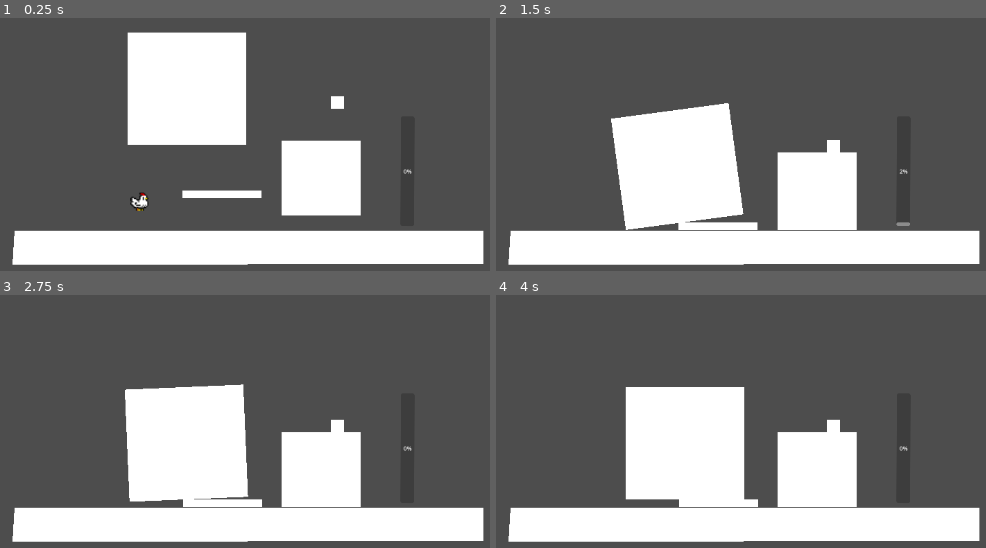
Above: before the commit, frames 1-4 (two rows, left to right).
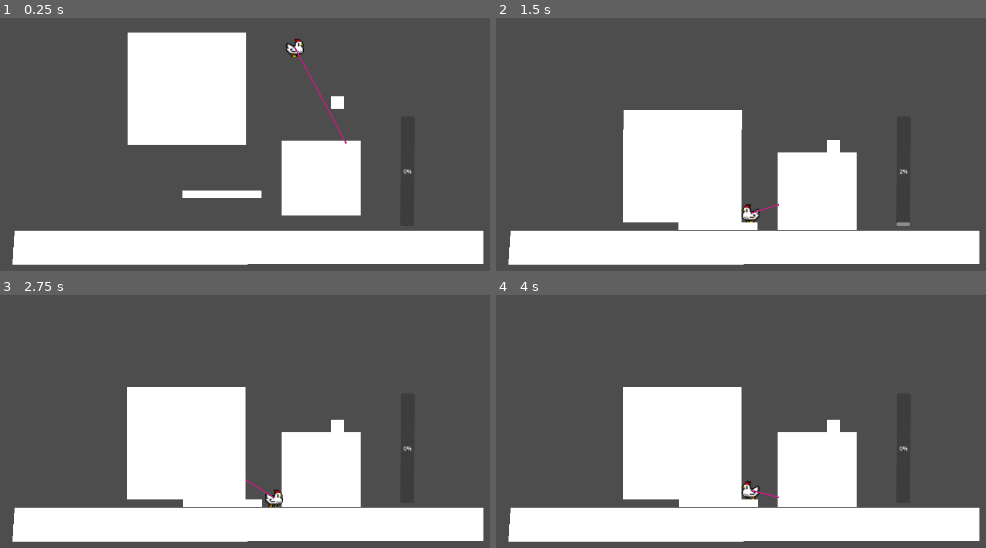
Above: after the commit, the same moments.

Repository: mgi-dev/size-them-up
Game: Godot game, scene res://scenes/main.tscn
The game is run twice, just before and just after one commit, with the same random seed, the same clock (stepped at 60 frames per second) and the same inputs.
Inputs (mouse positions are in pixels of both pictures, inside the frame that each line leads up to):
- Up to frame 1 (0.25 s): no input
- Up to frame 2 (1.5 s): move the mouse to (716, 225) at 0.52 s; hold Right mouse button (size_down) 0.53-1.28 s; hold A (player_move_right) from 0.53 s (still down); tap Space (player_jump) at 0.77 s; click (716, 225) at 0.8 s; move the mouse to (819, 192) at 1.27 s; click (819, 192) at 1.35 s
- Up to frame 3 (2.75 s): tap Space (player_jump) at 1.52 s; right-click (323, 469) at 1.55 s; move the mouse to (191, 444) at 2.02 s; release A (player_move_right) at 2.03 s; hold D (player_move_left) from 2.03 s (still down); hold Right mouse button (size_down) from 2.03 s (still down); click (191, 444) at 2.3 s
- Up to frame 4 (4 s): move the mouse to (834, 426) at 2.77 s; release D (player_move_left) at 2.78 s; release Right mouse button (size_down) at 2.78 s; hold A (player_move_right) from 2.78 s (still down); click (834, 426) at 2.85 s; tap Space (player_jump) at 3.02, 3.77 s; right-click (834, 426) at 3.05 s; move the mouse to (outside the picture) at 3.52 s; hold Right mouse button (size_down) from 3.53 s (still down); click (outside the picture) at 3.8 s

The runs differ from the first frame. In frame 1, 0.5% of the frame differs, in the area x 26-71%, y 8-77%; in frame 2, 1.9%, in the area x 23-58%, y 33-84%; in frame 3, 0.8%; in frame 4, 0.8%.

Commit message:
replace resize with mouse by ray cast laser

Diff:
--- a/autoloads/game_state.gd
+++ b/autoloads/game_state.gd
@@ -3,12 +3,13 @@
 
 var _can_size_up: bool = false
 var _can_size_down: bool = false
+var resize_ray_target: CollisionShape2D
 
 func _ready():
-	SignalBus.gauge_changed.connect(au_gauge_changed)
+	SignalBus.gauge_changed.connect(on_gauge_changed)
+	SignalBus.resize_ray_collided.connect(on_resize_ray_target_changed)
 
-
-func au_gauge_changed(percentage: float) -> void:
+func on_gauge_changed(percentage: float) -> void:
 	if percentage >= 100:
 		_can_size_up = false
 		_can_size_down = true
@@ -19,6 +20,8 @@
 		_can_size_up = true
 		_can_size_down = true
 
+func on_resize_ray_target_changed(target: CollisionShape2D):
+	resize_ray_target = target
 
 func can_size_up() -> bool:
 	return _can_size_up
--- a/autoloads/signal_bus.gd
+++ b/autoloads/signal_bus.gd
@@ -2,3 +2,5 @@
 
 signal resized(size: float)
 signal gauge_changed(percentage: float)
+
+signal resize_ray_collided(collision_shape: CollisionShape2D)
--- a/scenes/characters/player/player.gd
+++ b/scenes/characters/player/player.gd
@@ -9,7 +9,6 @@
 
 
 func _physics_process(delta):
-	# Add the gravity.
 	process_jump(delta)
 	process_movements(delta)
 	move_and_slide()
--- a/scenes/characters/player/player.tscn
+++ b/scenes/characters/player/player.tscn
@@ -2,6 +2,7 @@
 
 [ext_resource type="Script" uid="uid://wygm1ofai61n" path="res://scenes/characters/player/player.gd" id="1_t61fv"]
 [ext_resource type="Texture2D" uid="uid://ufjwd60440e3" path="res://assets/chicken_right.png" id="2_686vu"]
+[ext_resource type="Script" uid="uid://cmotlk3fb5hxh" path="res://scenes/characters/player/ray_cast_2d.gd" id="3_686vu"]
 
 [sub_resource type="RectangleShape2D" id="RectangleShape2D_hss88"]
 size = Vector2(26, 26)
@@ -64,3 +65,12 @@
 scale = Vector2(1.625, 1.625)
 sprite_frames = SubResource("SpriteFrames_3xnwo")
 animation = &"walk"
+
+[node name="RayCast2D" type="RayCast2D" parent="." unique_id=834290949]
+target_position = Vector2(38, -23)
+script = ExtResource("3_686vu")
+
+[node name="Line2D" type="Line2D" parent="RayCast2D" unique_id=1175857094]
+points = PackedVector2Array(0, 0, 38, -23)
+width = 2.0
+default_color = Color(0.7250944, 0.13440046, 0.4800086, 1)
--- /dev/null
+++ b/scenes/characters/player/ray_cast_2d.gd
@@ -0,0 +1,51 @@
+extends RayCast2D
+
+@onready var visible_laser = $Line2D
+
+
+func _process(delta):
+	handle_colliding(delta)
+
+
+func handle_colliding(delta):
+	var mouse_position = to_local(get_viewport().get_mouse_position())
+	target_position = mouse_position
+	force_raycast_update()
+
+	if is_colliding():
+		# debug()
+		emit_collide_event()
+		var collision_position = to_local(get_collision_point())
+		target_position = collision_position
+		visible_laser.set_point_position(1, collision_position)
+	else:
+		emit_non_collide_event()
+		visible_laser.set_point_position(1, mouse_position)
+
+
+func emit_collide_event():
+	var collider = get_collider()
+	var shape_index = get_collider_shape()
+	var owner_id = collider.shape_find_owner(shape_index)
+	var collision_shape = collider.shape_owner_get_owner(owner_id)
+
+	SignalBus.resize_ray_collided.emit(collision_shape)
+
+
+func emit_non_collide_event():
+	SignalBus.resize_ray_collided.emit(null)
+
+
+
+
+### DEBUG MODE.
+
+var false_count = 0
+var true_count = 0
+
+func debug():
+	if is_colliding():
+		true_count += 1
+	else:
+		false_count += 1
+	print("false: ", false_count, ", true: ", true_count)
--- a/scenes/main.tscn
+++ b/scenes/main.tscn
@@ -38,4 +38,4 @@
 skew = 0.45378554
 
 [node name="Player" parent="." unique_id=217472232 instance=ExtResource("3_sugp2")]
-position = Vector2(201, 236)
+position = Vector2(425, 14)
--- a/scenes/resizable_v_2.gd
+++ b/scenes/resizable_v_2.gd
@@ -19,8 +19,6 @@
 # UI is seperated from physics, need it's own var for now.
 var current_sprite_scale_multiplier : float = 1.0
 
-var selected : bool = false
-
 
 func _ready() -> void:
 	# storing size allow to start with various size for component. else will default to (1, 1)
@@ -34,7 +32,7 @@
 
 
 func debug():
-	print(position, sprite.position, sprite.scale, hitbox.position, hitbox.shape.size)
+	print("selected : ", hitbox == GameState.resize_ray_target , " ", position, sprite.position, sprite.scale, hitbox.position, hitbox.shape.size)
 
 
 # Called every frame. 'delta' is the elapsed time since the previous frame.
@@ -52,9 +50,6 @@
 			size_up()
 			process_hitbox_resize()
 			process_mouse_detector_resize()
-		if selected:
-			# debug()
-			pass
 
 	elif Input.is_action_pressed("size_down"):
 		if can_size_down():
@@ -63,11 +58,11 @@
 			process_mouse_detector_resize()
 
 func can_size_up() -> bool:
-	return selected and GameState.can_size_up()
+	return GameState.resize_ray_target == hitbox and GameState.can_size_up()
 
 
 func can_size_down() -> bool:
-	return selected and GameState.can_size_down()
+	return GameState.resize_ray_target == hitbox and GameState.can_size_down()
 
 
 func size_up() -> void:
@@ -107,10 +102,9 @@
 
 
 func _on_mouse_dedector_mouse_entered():
-	print("entered")
-	selected = true
-
+	# print("entered")
+	pass
 
 func _on_mouse_dedector_mouse_exited():
-	print("pas entered")
-	selected = false
+	# print("pas entered")
+	pass
--- a/scenes/ui/size_gauge/size_gauge.gd
+++ b/scenes/ui/size_gauge/size_gauge.gd
@@ -16,7 +16,6 @@
 
 
 func fill_the_gauge(amount: float):
-
 	gauge.value += amount
 	SignalBus.gauge_changed.emit(to_percentage(gauge.value))
 
Not shown, added: scenes/characters/player/ray_cast_2d.gd.uid
